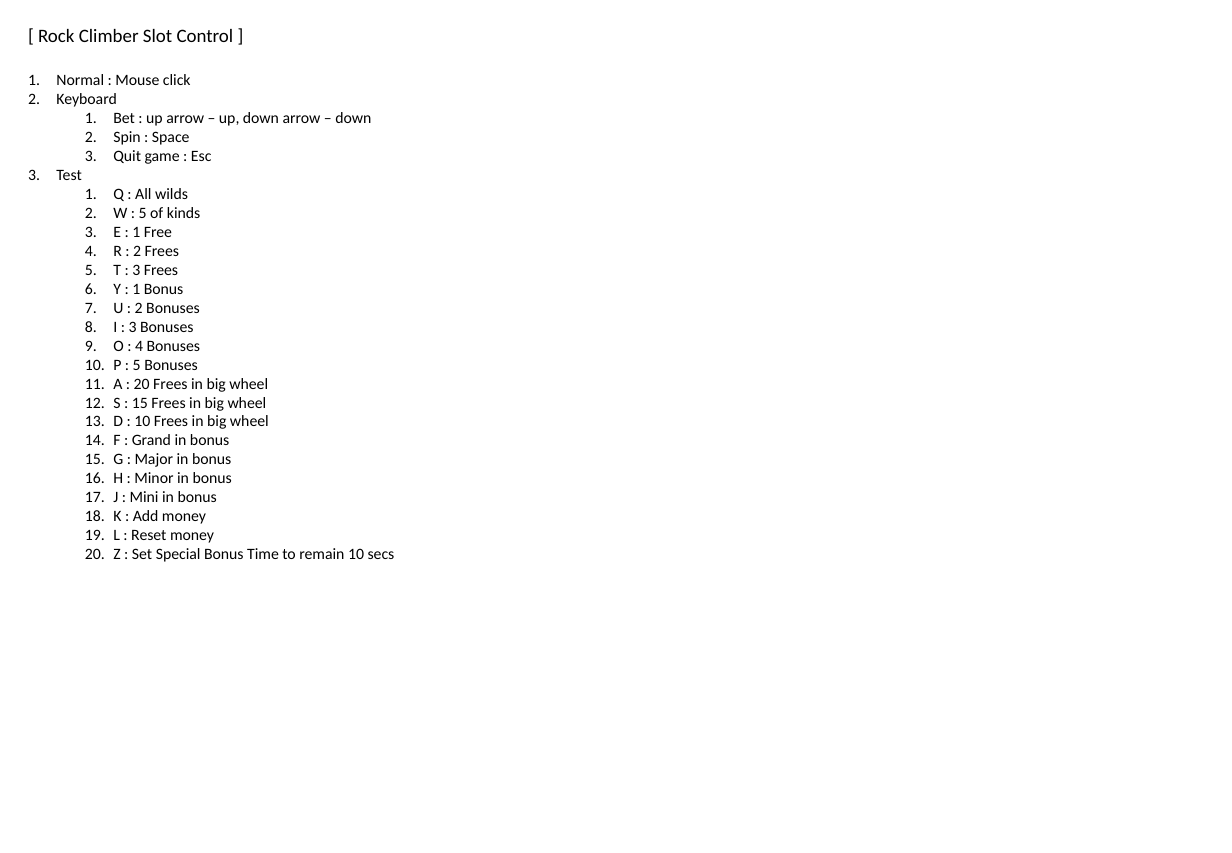
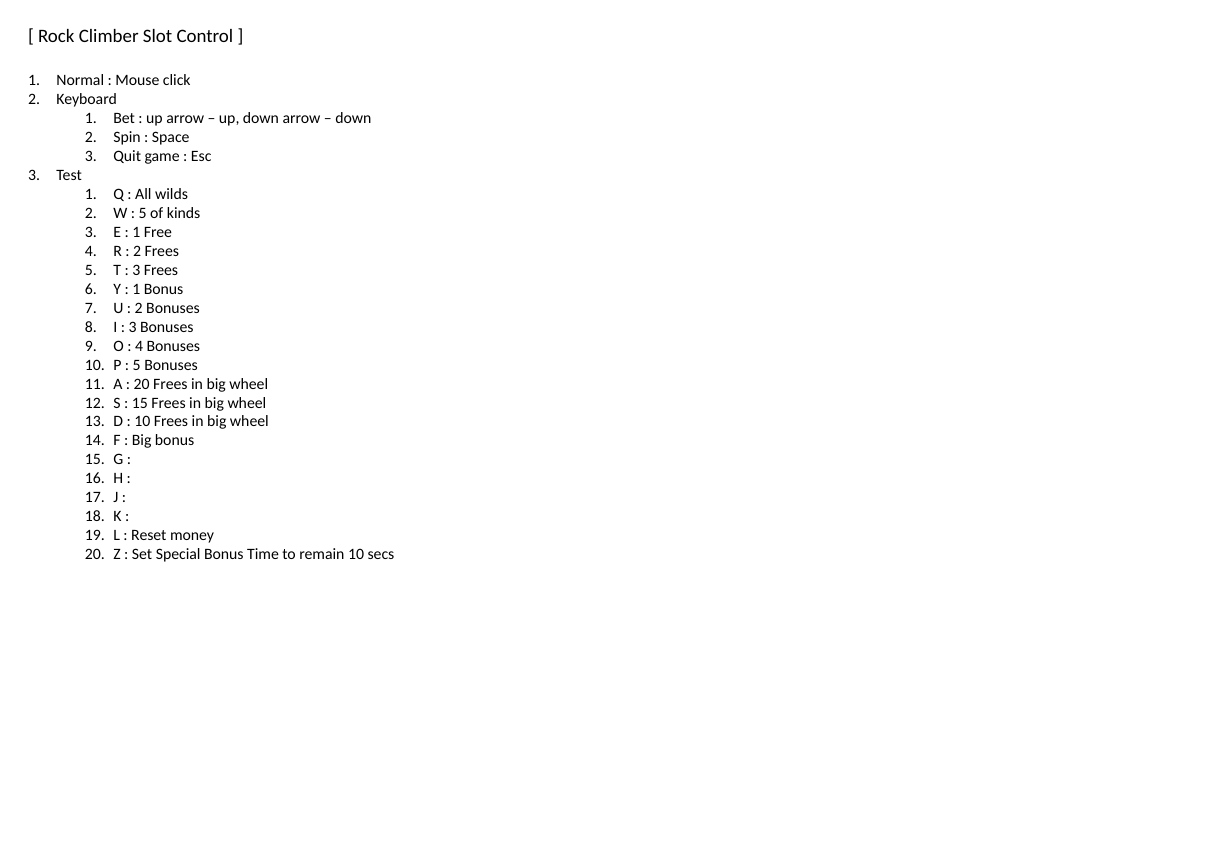
Before and after one commit to SuperVeigar/SlotMachine, a slide deck: slide 3 of 00_Documents/Proposal_RockCLimber.pptx. Drawn at 1232x853 pixels with LibreOffice and Linux fonts; fonts in the diff are those of the drawing. Boxes give left, top, right and bottom in pixels: in the first picture for what was removed or moved away, otherwise in the second. Text is boxed around its words. In the diff, an @@ line names an element or a change of style, - is before the commit and + after.

Commit message:
Uploaded 221116 / Bonus game is finished

```diff
--- a/00_Documents/Proposal_RockCLimber.pptx
+++ b/00_Documents/Proposal_RockCLimber.pptx
@@ text at [113,434,194,521]: text changed @@
-  14. F : Grand in bonus
-  15. G : Major in bonus
-  16. H : Minor in bonus
-  17. J : Mini in bonus
-  18. K : Add money
+  14. F : Big bonus
+  15. G :
+  16. H :
+  17. J :
+  18. K :
```
Also in this commit, not shown: 1 other slide changed, 8 other files.
